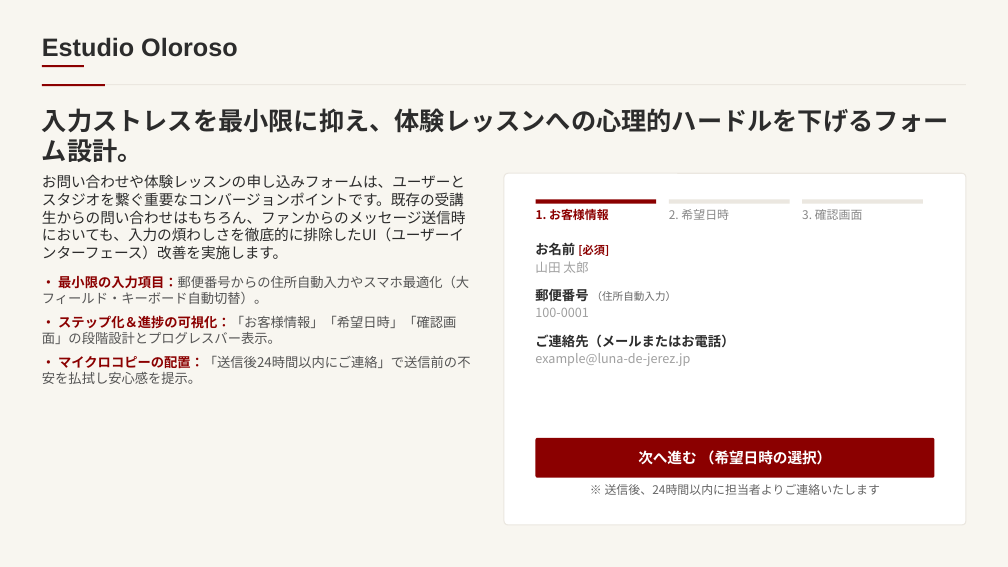
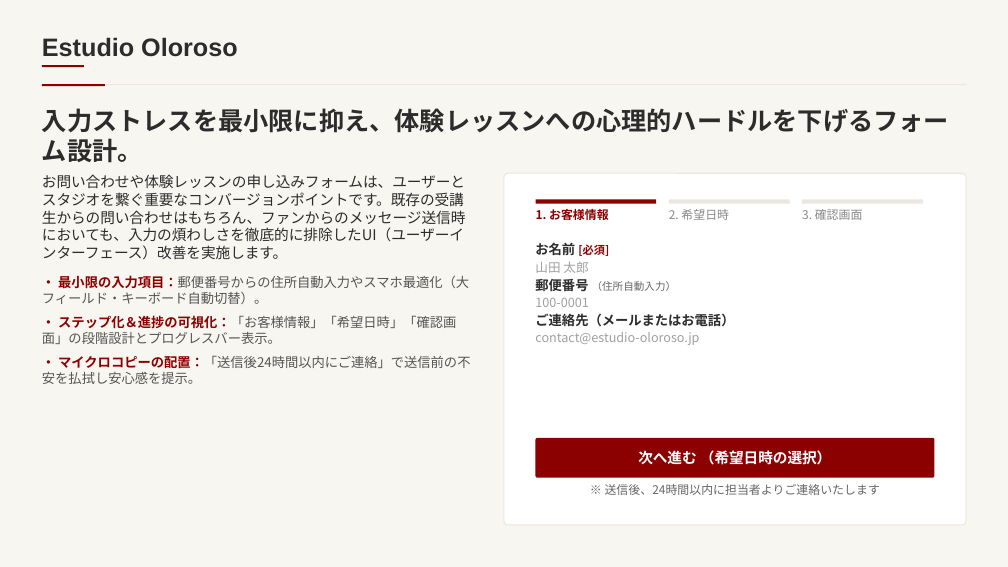
Before and after one commit to ikeda-haruka/ikeda-haruka.github.io, a slide deck: slide 11 of public/docs/oloroso/Estudio_Oloroso_Design_Preview_and_Renewal_Proposal.pptx. Drawn at 1008x567 pixels with LibreOffice and Linux fonts; fonts in the diff are those of the drawing. Boxes give left, top, right and bottom in pixels: in the first picture for what was removed or moved away, otherwise in the second. Text is boxed around its words. In the diff, an @@ line names an element or a change of style, - is before the commit and + after.

Commit message:
feat: Estudio Olorosoの公開資料を更新（レイアウト構成・コンテンツ一覧.xlsx および デザイン構成案.pptxの2点へ差替え）

```diff
--- a/public/docs/oloroso/Estudio_Oloroso_Design_Preview_and_Renewal_Proposal.pptx
+++ b/public/docs/oloroso/Estudio_Oloroso_Design_Preview_and_Renewal_Proposal.pptx
@@ text at (535, 279, 734, 327): less space between paragraphs @@
@@ text at (535, 332, 699, 345): text changed @@
-example@luna-de-jerez.jp
+contact@estudio-oloroso.jp
```
Also in this commit, not shown: 4 other slides changed, 6 other files.
